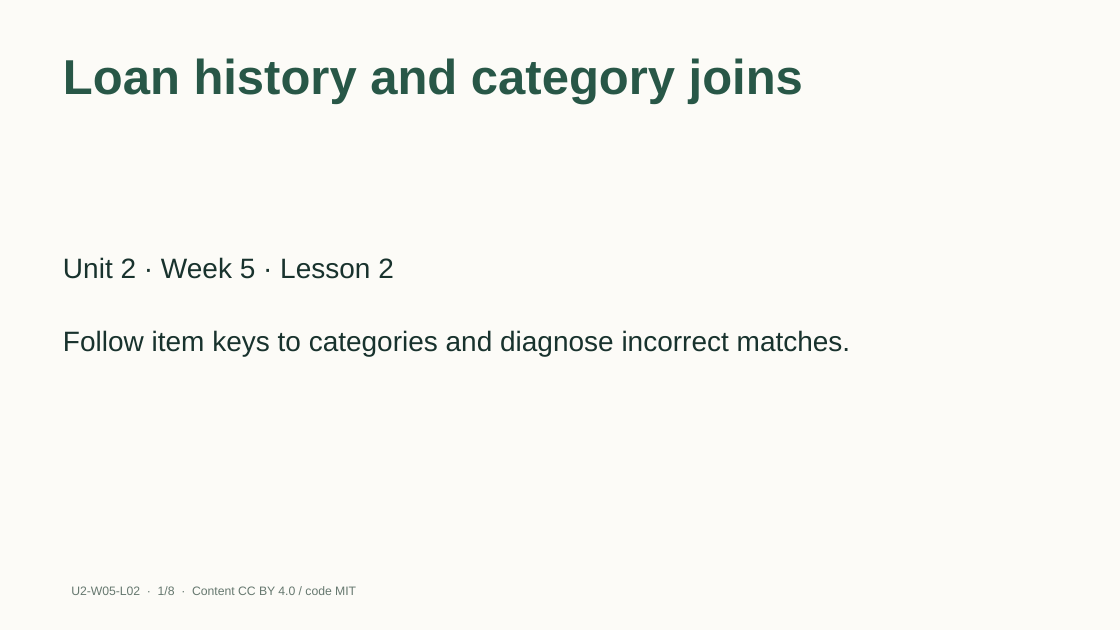
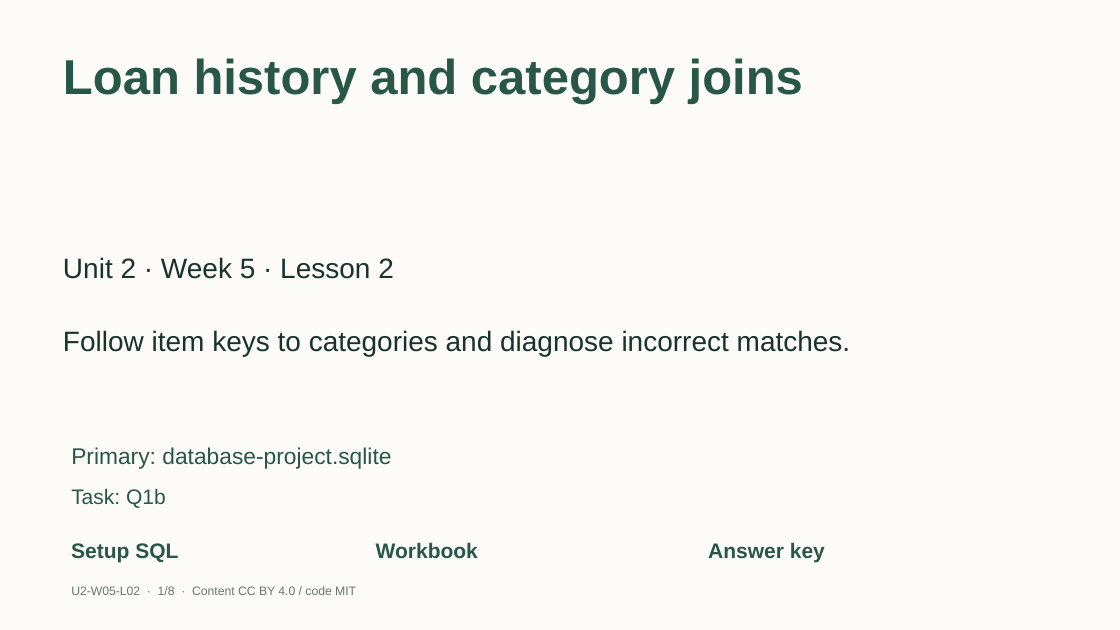
Before and after one commit to EdugenIO/cs-atar-textbook, a slide deck: slide 1 of dist/slides/u2-w05-l02.pptx. Drawn at 1120x630 pixels with LibreOffice and Linux fonts; fonts in the diff are those of the drawing. Boxes give left, top, right and bottom in pixels: in the first picture for what was removed or moved away, otherwise in the second. Text is boxed around its words. In the diff, an @@ line names an element or a change of style, - is before the commit and + after.

Commit message:
Connect SQL slides to exact primary tasks, schemas and keys (S05)

```diff
--- a/dist/slides/u2-w05-l02.pptx
+++ b/dist/slides/u2-w05-l02.pptx
@@ text added at [71,447,391,469], 19.5 pt, text #285747 @@
+Primary: database-project.sqlite
@@ text added at [71,488,166,508], 18 pt, text #285747 @@
+Task: Q1b
@@ text added at [71,543,178,563], 18 pt, text #285747, bold @@
+Setup SQL
@@ text added at [376,542,478,558], 18 pt, text #285747, bold @@
+Workbook
@@ text added at [708,542,825,563], 18 pt, text #285747, bold @@
+Answer key
```
Also in this commit, not shown: 37 other files.
